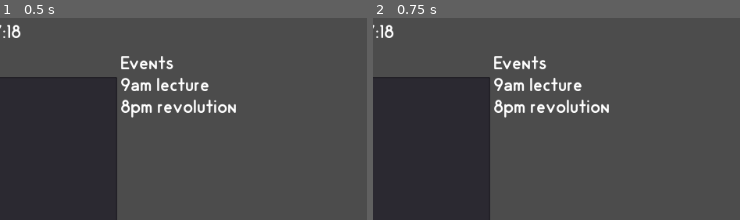
Above: before the commit, frames 1-2 (left to right).
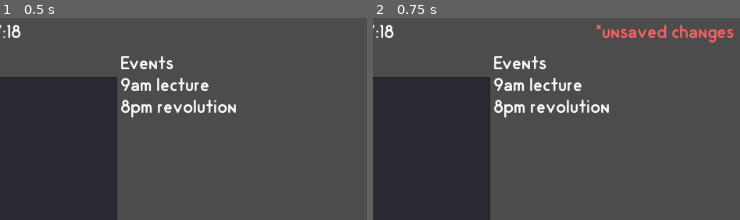
Above: after the commit, the same moments.

Repository: k4gi/planner
Game: Godot game, scene res://Frontpage.tscn
Same seed, same stepped clock (60 frames per second), same inputs: the game is played once before the commit and once after it.
Inputs:
- Up to frame 1 (0.5 s): no input
- Up to frame 2 (0.75 s): click "medication" at 0.5 s
The pictures show only the part of the screen within x 50-100%, y 0-50%; the shares and areas given below are measured in that part.

Frame 1 is identical in both runs. In frame 2, 1.2% of the frame differs, in the area x 60-99%, y 3-13%.

Commit message:
unsaved changes popup, very fancy

Diff:
--- a/Frontpage.gd
+++ b/Frontpage.gd
@@ -3,6 +3,7 @@
 
 onready var JsonIO = $JsonIO
 onready var Calendar = $Margin/VBox/HBoxBody/VBoxLeft/Calendar
+onready var ChangeStar = $Margin/VBox/HBoxHeader/ChangeStar
 
 
 var selected_year = 2022
@@ -10,8 +11,10 @@
 var selected_day = 16
 var selected_filename = ""
 
+var has_file_changed = false
 
-var calendar_padding = 0
+
+var calendar_padding = 0 # this isn't used for anything? what was i thinking
 
 
 func _ready():
@@ -96,8 +99,20 @@
 			return 31
 
 
+func set_file_changed():
+	has_file_changed = true
+	ChangeStar.set_visible(true)
+
 func _on_Calendar_item_selected(index):
 	if Calendar.is_item_selectable(index):
 		selected_day = int(Calendar.get_item_text(index))
 		selected_filename = "%04d-%02d-%02d.json" % [selected_year, selected_month, selected_day]
 		JsonIO.load_json_file(selected_filename)
+
+
+func _on_ReminderCheck_toggled(button_pressed):
+	set_file_changed()
+
+
+func _on_NoteEditor_text_changed():
+	set_file_changed()
--- a/Frontpage.tscn
+++ b/Frontpage.tscn
@@ -52,6 +52,15 @@
 margin_bottom = 24.0
 text = "17:18"
 
+[node name="ChangeStar" type="Label" parent="Margin/VBox/HBoxHeader"]
+visible = false
+self_modulate = Color( 1, 0.380392, 0.380392, 1 )
+margin_left = 747.0
+margin_right = 924.0
+margin_bottom = 24.0
+size_flags_horizontal = 10
+text = "*unsaved changes"
+
 [node name="HBoxContainer2" type="HBoxContainer" parent="Margin/VBox"]
 visible = false
 margin_top = 40.0
@@ -124,7 +133,7 @@
 margin_right = 135.0
 margin_bottom = 32.0
 
-[node name="CheckBox" type="CheckBox" parent="Margin/VBox/HBoxBody/VBoxLeft/Scroll/VBoxReminders"]
+[node name="ReminderCheck" type="CheckBox" parent="Margin/VBox/HBoxBody/VBoxLeft/Scroll/VBoxReminders"]
 margin_right = 135.0
 margin_bottom = 32.0
 text = "medication"
@@ -159,7 +168,7 @@
 margin_bottom = 24.0
 text = "What's the current dev project? How's that going?"
 
-[node name="TextEdit" type="TextEdit" parent="Margin/VBox/HBoxBody/VBoxCentre"]
+[node name="NoteEditor" type="TextEdit" parent="Margin/VBox/HBoxBody/VBoxCentre"]
 margin_top = 28.0
 margin_right = 308.0
 margin_bottom = 414.0
@@ -212,3 +221,5 @@
 text = "Save"
 
 [connection signal="item_selected" from="Margin/VBox/HBoxBody/VBoxLeft/Calendar" to="." method="_on_Calendar_item_selected"]
+[connection signal="toggled" from="Margin/VBox/HBoxBody/VBoxLeft/Scroll/VBoxReminders/ReminderCheck" to="." method="_on_ReminderCheck_toggled"]
+[connection signal="text_changed" from="Margin/VBox/HBoxBody/VBoxCentre/NoteEditor" to="." method="_on_NoteEditor_text_changed"]
